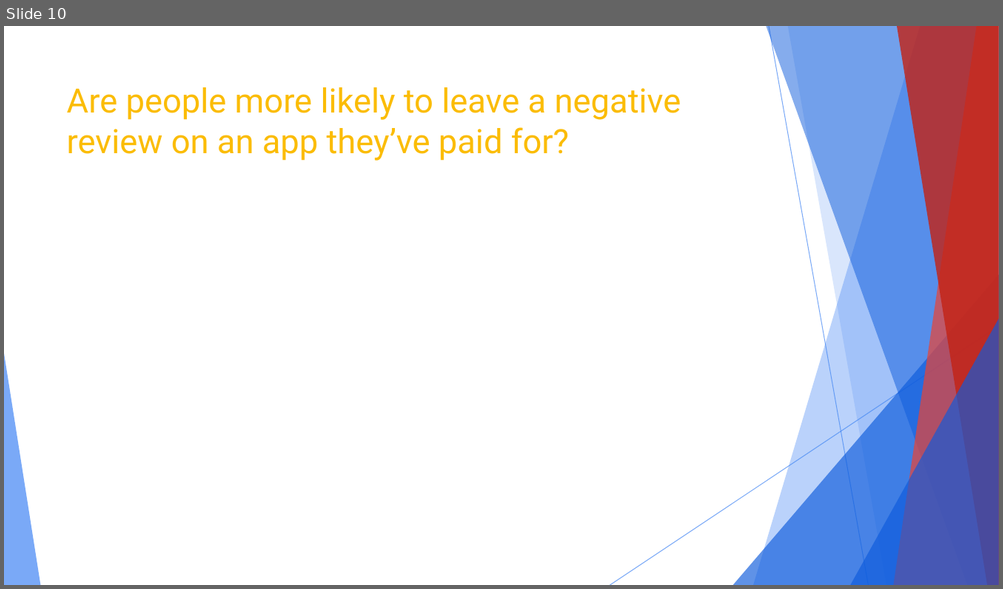
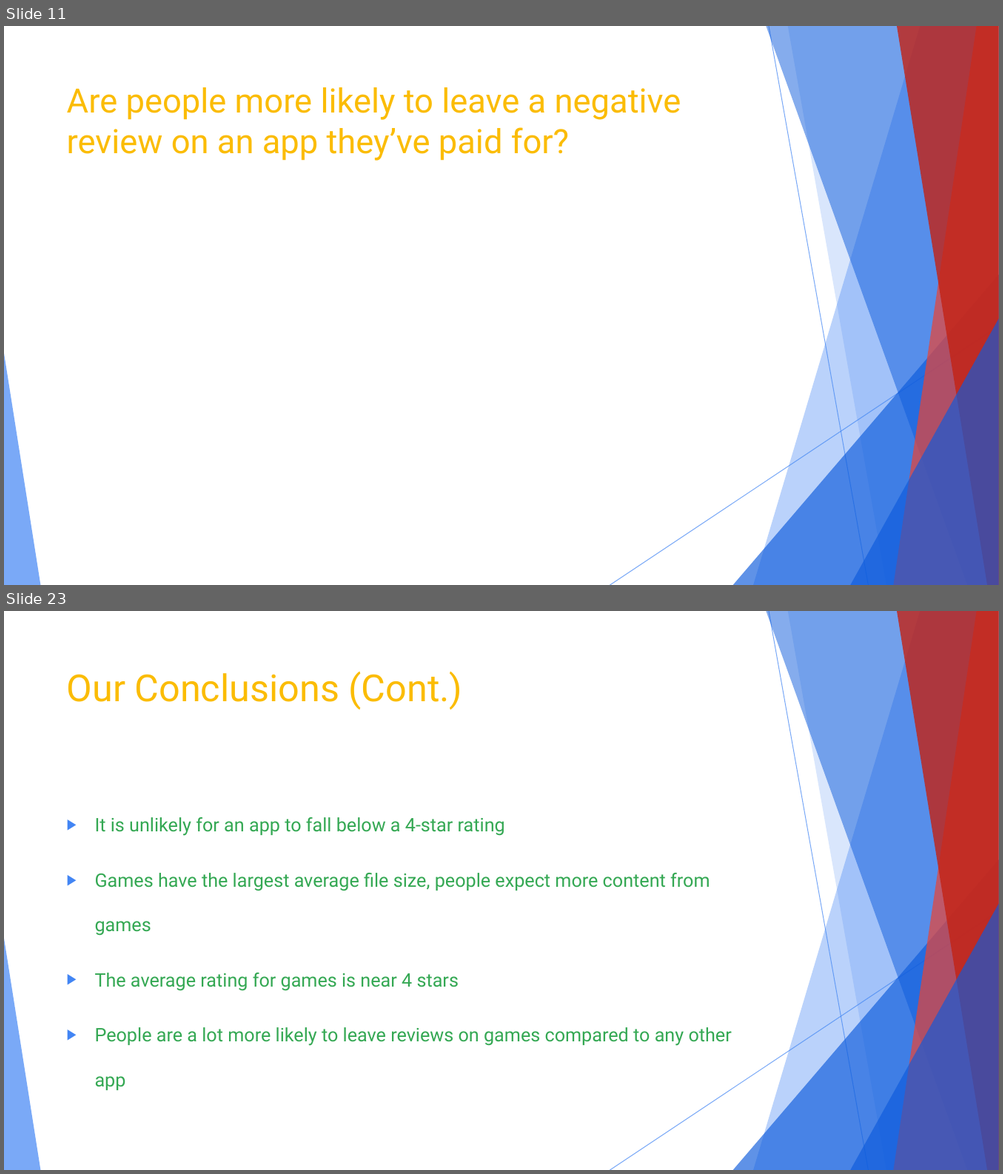
Before and after one commit to KylePeterson623/Project1, a slide deck: Google Play™ Store Analysis.pptx. Shown one above the other, each under a label of ours: slide 10 before the commit, slides 11 and 23 after it; the slides between them are not shown. The pictures are 1003x589 and 1003x1174 pixels, drawn with LibreOffice and Linux fonts; fonts in the diff are those of the drawing. Boxes give left, top, right and bottom in pixels: in the first picture for what was removed or moved away, otherwise in the second. Text is boxed around its words. In the diff, an @@ line names an element or a change of style, - is before the commit and + after.

```diff
--- a/Google Play™ Store Analysis.pptx
+++ b/Google Play™ Store Analysis.pptx
@@ slide 23 added at [4,611,999,1170], background #FFFFFF; not listed: 10 template elements that a slide beside it also shows @@
@@ title added at [67,672,463,710], 36 pt, text #FBBC05 @@
+Our Conclusions (Cont.)
@@ text added at [95,817,731,1091], 18 pt, text #34A853 @@
+▶ It is unlikely for an app to fall below a 4-star rating
+▶ Games have the largest average file size, people expect more content from games
+▶ The average rating for games is near 4 stars
+▶ People are a lot more likely to leave reviews on games compared to any other app
@@ what was slide 10 is now slide 11 @@
```
Also in this commit, not shown: 9 slides changed, 10 other slides added, 1 slide removed, 12 other files.
